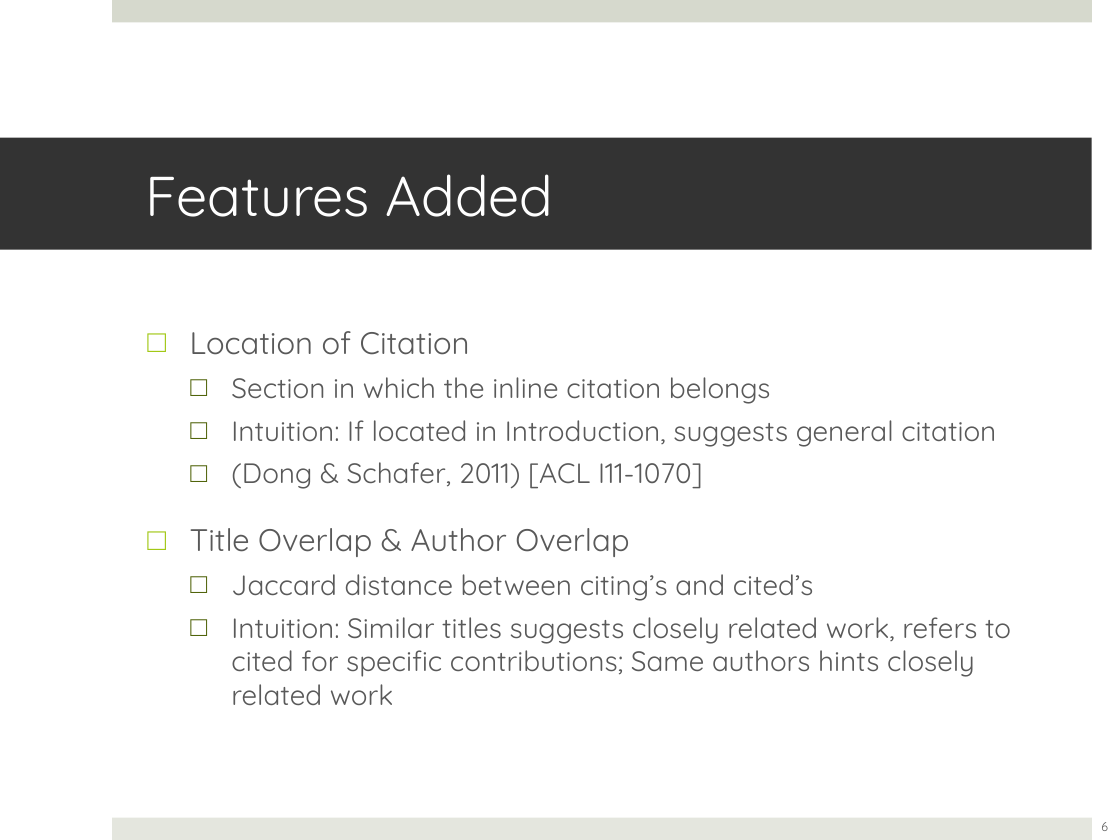
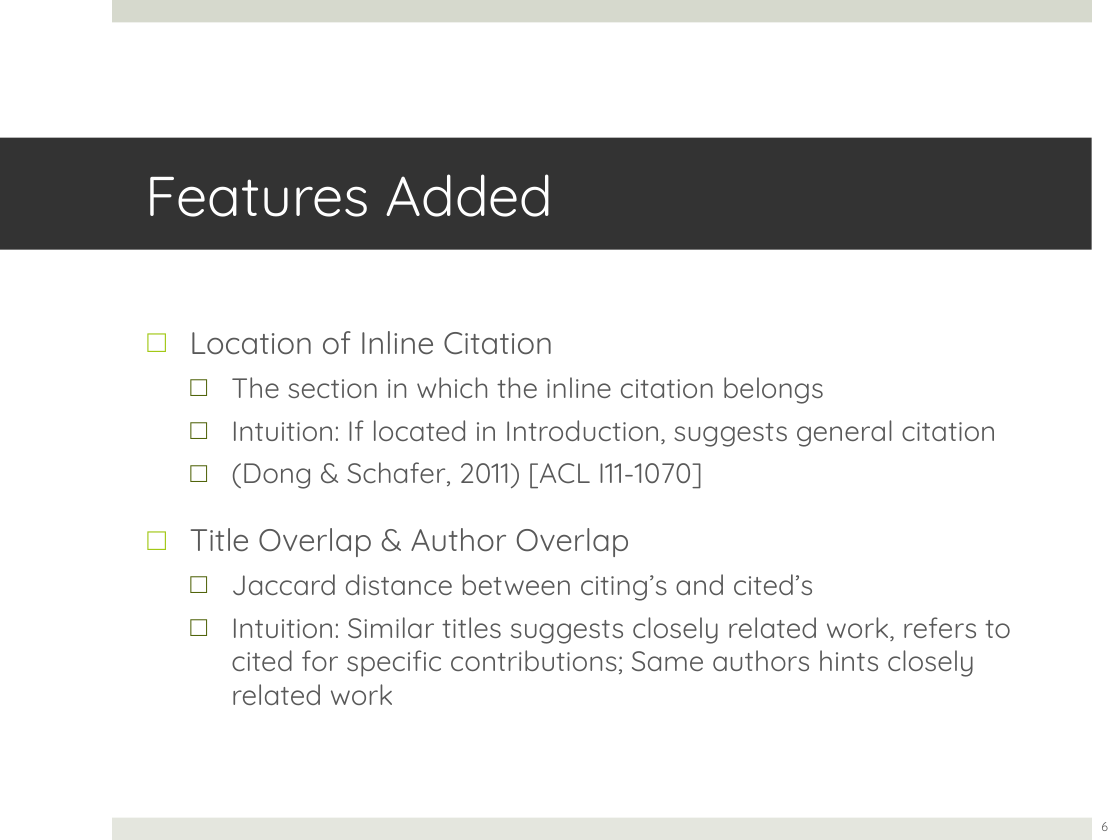
Before and after one commit to lwheng/fyp, a slide deck: slide 6 of presentation/fypupdate-2012-09-28.ppt. Drawn at 1120x840 pixels with LibreOffice and Linux fonts; fonts in the diff are those of the drawing. Boxes give left, top, right and bottom in pixels: in the first picture for what was removed or moved away, otherwise in the second. Text is boxed around its words. In the diff, an @@ line names an element or a change of style, - is before the commit and + after.

```diff
--- a/presentation/fypupdate-2012-09-28.ppt
+++ b/presentation/fypupdate-2012-09-28.ppt
@@ text at <box>190,331,824,404</box>: text changed @@
-□ Location of Citation
-  □ Section in which the inline citation belongs
+□ Location of Inline Citation
+  □ The section in which the inline citation belongs
```
Also in this commit, not shown: 5 other slides changed, 2 slides added, 5 other files.
